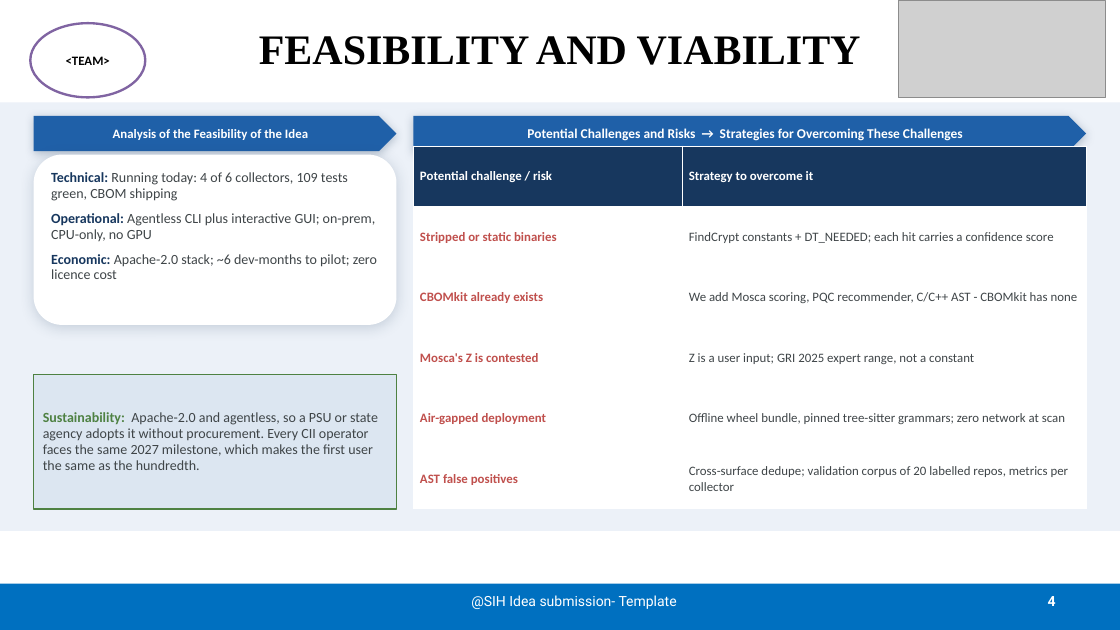
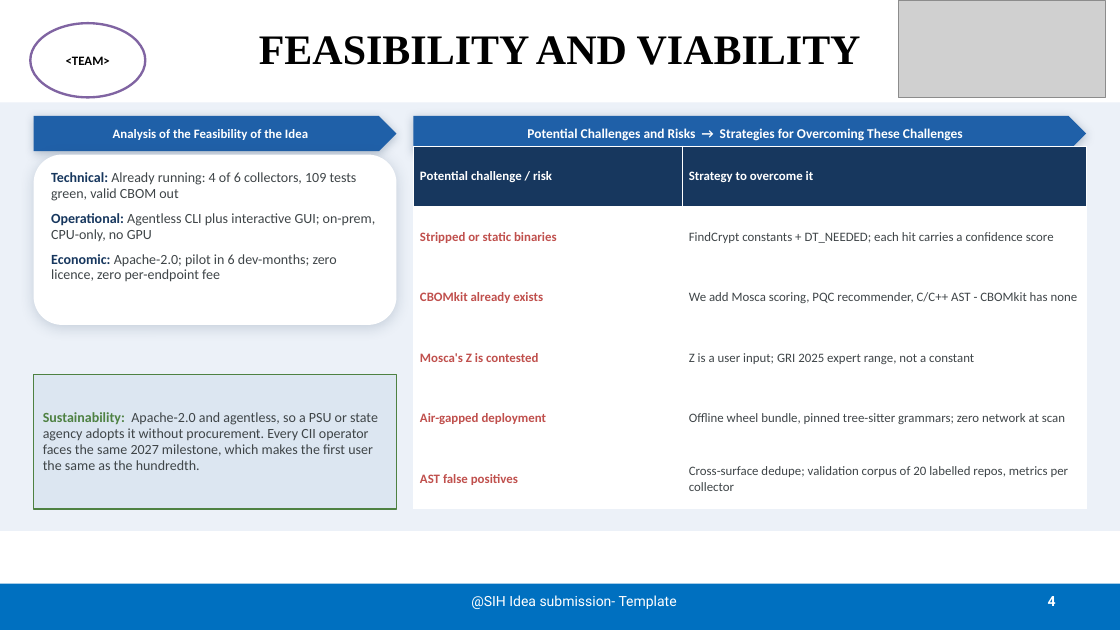
Before and after one commit to RohanExploit/q-darpan, a slide deck: slide 4 of deck/SIH2026_SIH26164_Q-DARPAN.pptx. Drawn at 1120x630 pixels with LibreOffice and Linux fonts; fonts in the diff are those of the drawing; grey boxes stand for pictures. Boxes give left, top, right and bottom in pixels: in the first picture for what was removed or moved away, otherwise in the second. Text is boxed around its words. In the diff, an @@ line names an element or a change of style, - is before the commit and + after.

```diff
--- a/deck/SIH2026_SIH26164_Q-DARPAN.pptx
+++ b/deck/SIH2026_SIH26164_Q-DARPAN.pptx
@@ text in rounded rectangle at box(51, 172, 357, 201): text changed @@
-Technical: Running today: 4 of 6 collectors, 109 tests green, CBOM shipping
+Technical: Already running: 4 of 6 collectors, 109 tests green, valid CBOM out
@@ text in rounded rectangle at box(51, 254, 337, 282): text changed @@
-Economic: Apache-2.0 stack; ~6 dev-months to pilot; zero licence cost
+Economic: Apache-2.0; pilot in 6 dev-months; zero licence, zero per-endpoint fee
```
Also in this commit, not shown: 2 other slides changed.
